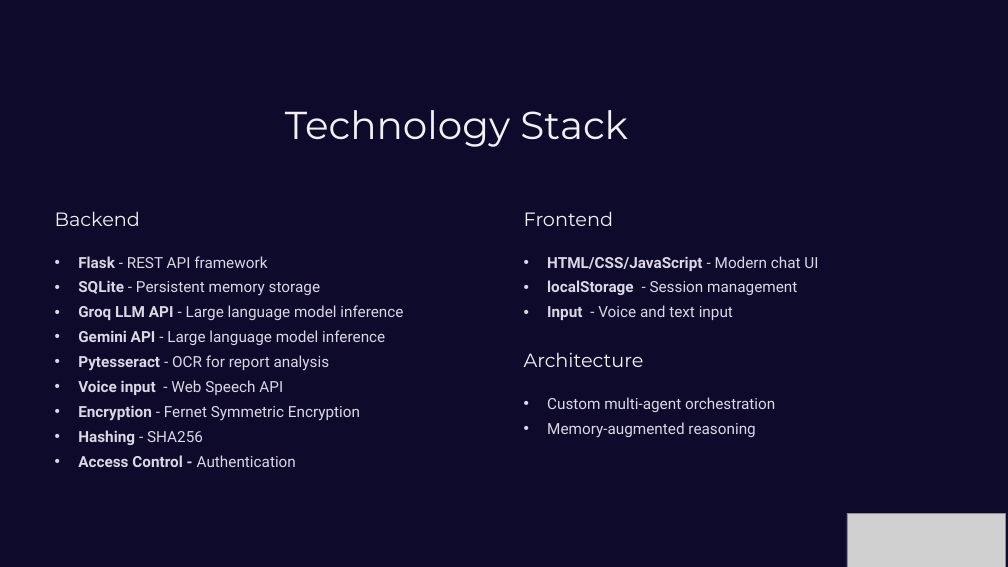
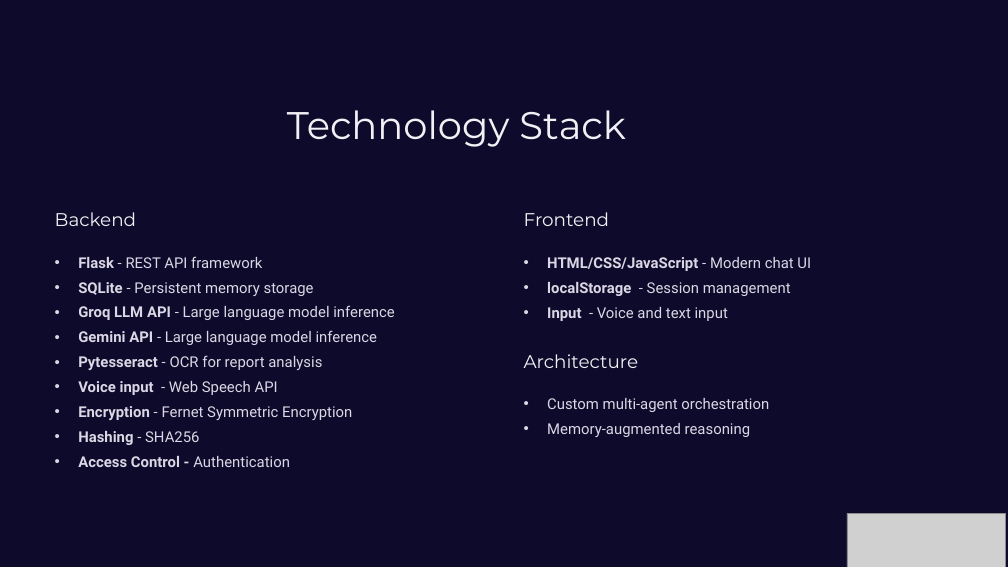
Before and after one commit to rahulkadvasara/cura-ai, a slide deck: slide 6 of docs/Cura-AI.pptx. Drawn at 1008x567 pixels with LibreOffice and Linux fonts; fonts in the diff are those of the drawing; grey boxes stand for pictures; background and template pictures are left out; a plain dark background stands for a picture behind light text. Boxes give left, top, right and bottom in pixels: in the first picture for what was removed or moved away, otherwise in the second. Text is boxed around its words. In the diff, an @@ line names an element or a change of style, - is before the commit and + after.

```diff
--- a/docs/Cura-AI.pptx
+++ b/docs/Cura-AI.pptx
@@ text "Technology Stack" at (x1=287, y1=110, x2=626, y2=147): size 44.5 to 44 pt @@
@@ size 22 to 21 pt in 3 elements at (x1=55, y1=212, x2=137, y2=226), (x1=524, y1=212, x2=610, y2=226), (x1=524, y1=354, x2=639, y2=368) @@
@@ size 17.5 to 17 pt; indent changed in 3 elements at (x1=78, y1=256, x2=394, y2=445), (x1=547, y1=257, x2=811, y2=321), (x1=547, y1=398, x2=769, y2=437) @@
```
Also in this commit, not shown: 6 other slides changed, 3 other files.
